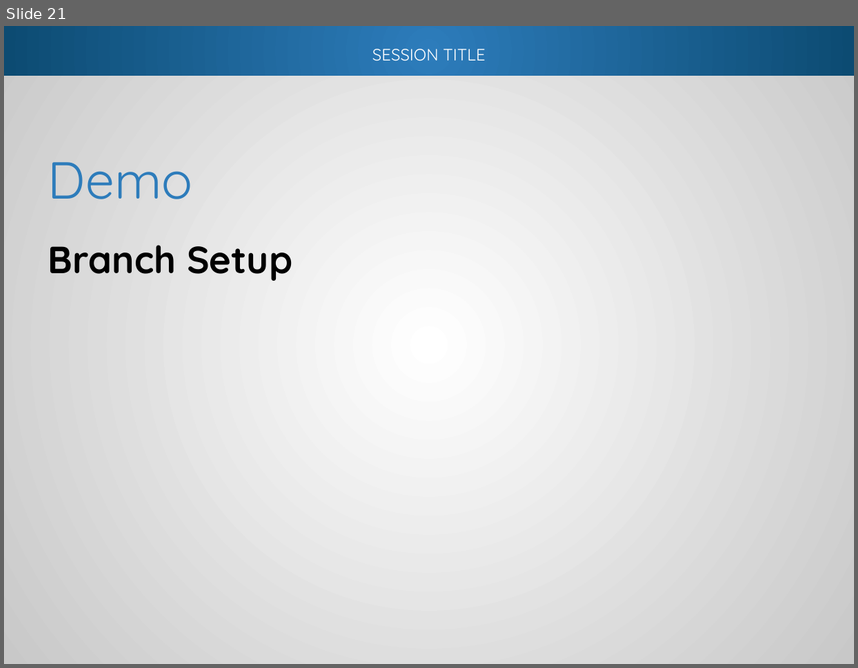
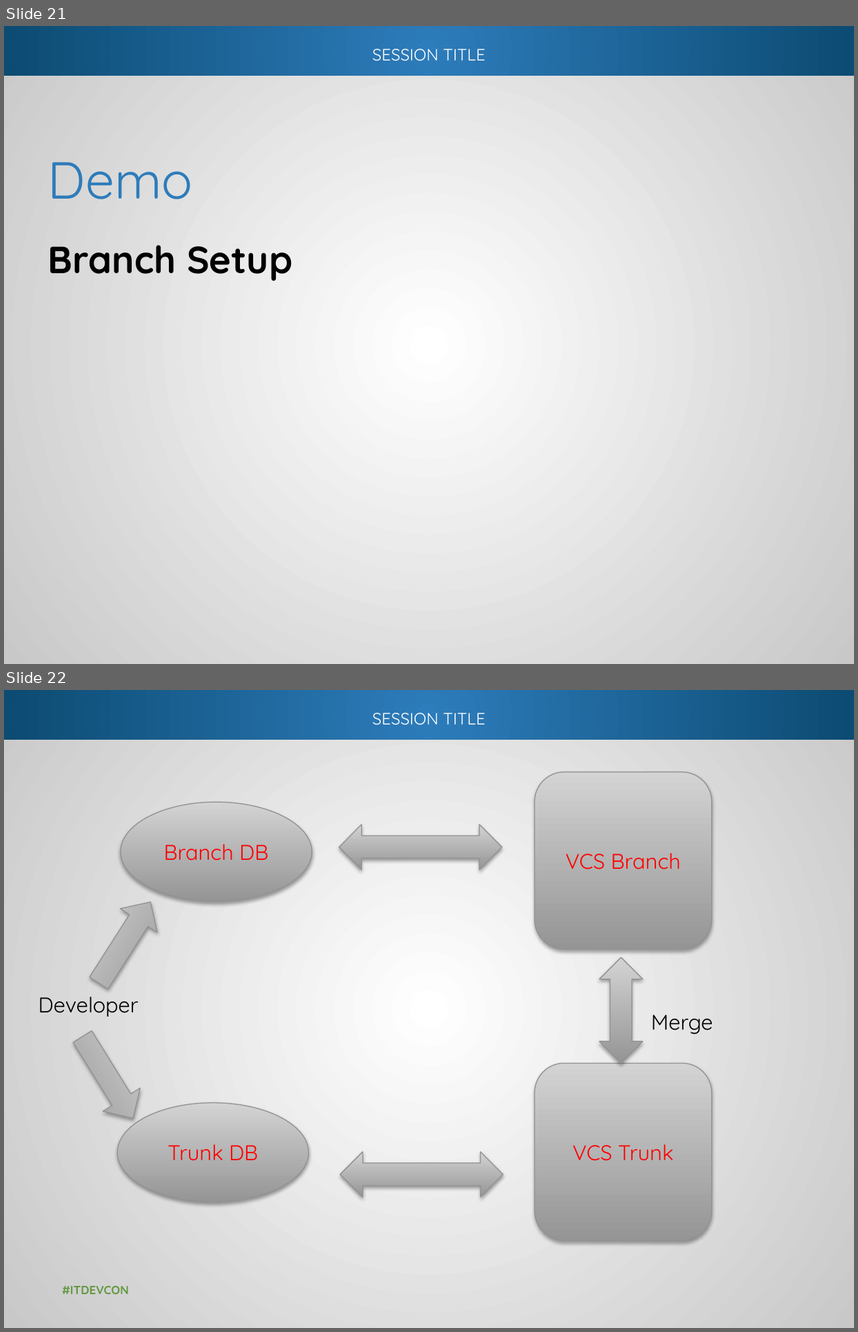
Before and after one commit to way0utwest/Branching-and-Merging-DB-Code, a slide deck: Presentation/BranchMergeDBCode.pptx. Shown one above the other, each under a label of ours: slide 21 before the commit, slides 21 and 22 after it. The pictures are 858x668 and 858x1332 pixels, drawn with LibreOffice and Linux fonts; fonts in the diff are those of the drawing; background and template pictures are left out. Boxes give left, top, right and bottom in pixels: in the first picture for what was removed or moved away, otherwise in the second. Text is boxed around its words. In the diff, an @@ line names an element or a change of style, - is before the commit and + after.

Commit message:
Fleshed out all demos in outline, changed demos in slides

```diff
--- a/Presentation/BranchMergeDBCode.pptx
+++ b/Presentation/BranchMergeDBCode.pptx
@@ slide 22 added at <box>4,690,854,1328</box>, background #FFFFFF; not listed: 3 template elements that a slide beside it also shows @@
@@ rounded rectangle added at <box>535,771,711,949</box>, fill gradient #969696 to #D3D3D3, outline #939393 0.75 pt, 18 pt, text #FF0000 @@
+VCS Branch
@@ ellipse added at <box>121,802,312,902</box>, fill gradient #969696 to #D3D3D3, outline #939393 0.75 pt, 18 pt, text #FF0000 @@
+Branch DB
@@ left right arrow added at <box>339,825,502,869</box>, fill gradient #969696 to #D3D3D3, outline #939393 0.75 pt @@
@@ right arrow added at <box>80,890,169,995</box>, fill gradient #969696 to #D3D3D3, outline #939393 0.75 pt @@
@@ up down arrow added at <box>599,957,642,1063</box>, fill gradient #969696 to #D3D3D3, outline #939393 0.75 pt @@
@@ text added at <box>38,996,139,1016</box>, 18 pt, text #000000 @@
+Developer
@@ text added at <box>651,1014,713,1034</box>, 18 pt, text #000000 @@
+Merge
@@ right arrow added at <box>64,1025,152,1130</box>, fill gradient #969696 to #D3D3D3, outline #939393 0.75 pt @@
@@ rounded rectangle added at <box>535,1063,711,1240</box>, fill gradient #969696 to #D3D3D3, outline #939393 0.75 pt, 18 pt, text #FF0000 @@
+VCS Trunk
@@ ellipse added at <box>117,1103,308,1202</box>, fill gradient #969696 to #D3D3D3, outline #939393 0.75 pt, 18 pt, text #FF0000 @@
+Trunk DB
@@ left right arrow added at <box>340,1152,503,1196</box>, fill gradient #969696 to #D3D3D3, outline #939393 0.75 pt @@
@@ text added at <box>62,1285,129,1294</box>, 10 pt, text #649840, bold @@
+#ITDEVCON
```
Also in this commit, not shown: 1 other file.
